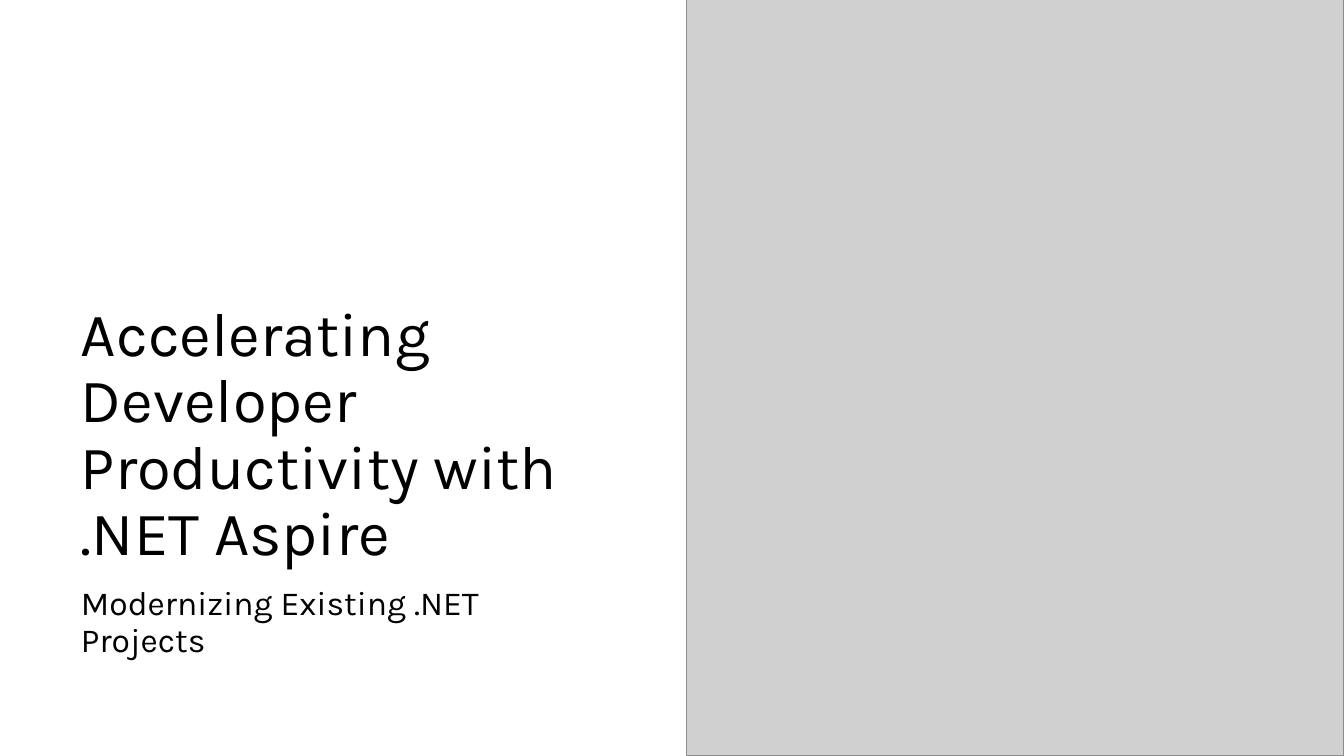
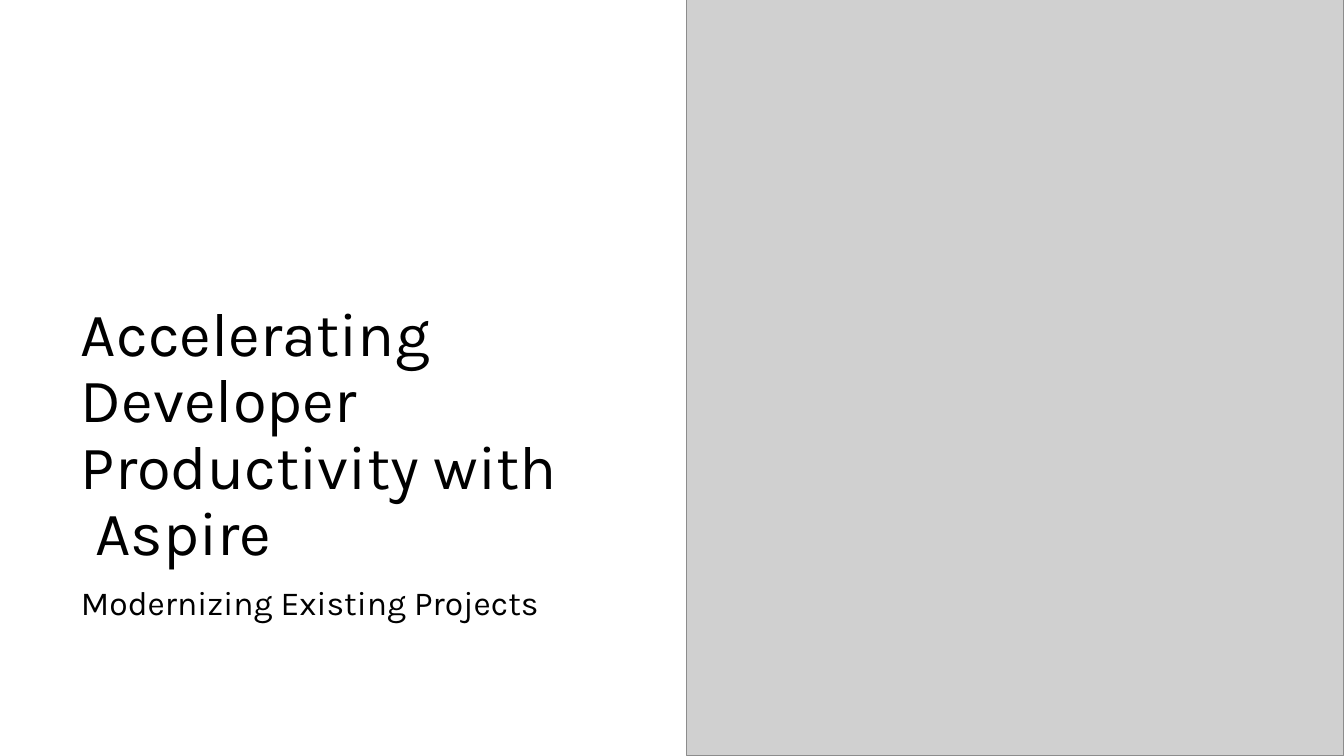
Before and after one commit to mitchelsellers/dotnet-aspire-existing-project-demo, a slide deck: slide 1 of presentation/Accelerating Developer Productivity with.pptx. Drawn at 1344x756 pixels with LibreOffice and Linux fonts; fonts in the diff are those of the drawing; grey boxes stand for pictures. Boxes give left, top, right and bottom in pixels: in the first picture for what was removed or moved away, otherwise in the second. Text is boxed around its words. In the diff, an @@ line names an element or a change of style, - is before the commit and + after.

```diff
--- a/presentation/Accelerating Developer Productivity with.pptx
+++ b/presentation/Accelerating Developer Productivity with.pptx
@@ title at bbox=[81, 313, 557, 570]: text changed @@
-Accelerating Developer Productivity with .NET Aspire
+Accelerating Developer Productivity with Aspire
@@ subtitle at bbox=[81, 592, 538, 624]: text changed @@
-Modernizing Existing .NET Projects
+Modernizing Existing Projects
```
Also in this commit, not shown: 2 other slides changed, 9 other files.
